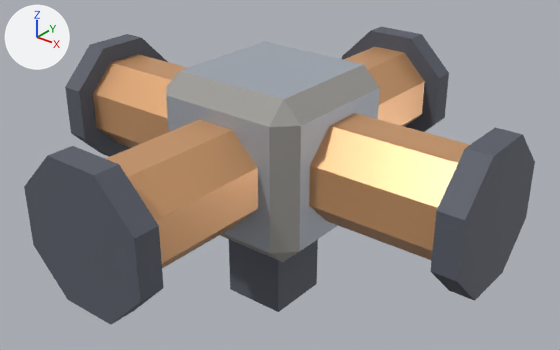
Renders of the glTF model jogo/assets/modelos/logistica/canos/cano_cruz.glb from each side of a commit.
Rendered twice from a 50 mm lens placed at (0.939, -1.151, 1.001), pointed at (0.006, 0.016, 0.278). The axes (+X, +Y, +Z) are drawn at upper left. The lights are the same throughout. The first picture is the older version. Vertices at exactly the same position are counted once.

Before the edit, the objects in view are built like this:
```python
me_cano_cruz_corpo = bpy.data.meshes.new('cano_cruz_corpo')
me_cano_cruz_corpo.from_pydata(...)  # 160 vertices, 232 faces; spans x -0.5..0.5, y -0.5..0.5, z 0.0..0.52
# faces by material slot: [32, 124, 12, 64]
me_cano_cruz_corpo.materials.append(mat_p_concreto)  # grey #a2a09b
me_cano_cruz_corpo.materials.append(mat_p_escuro)  # dark grey #595d69
me_cano_cruz_corpo.materials.append(mat_p_metal)  # light grey #adb5bf
me_cano_cruz_corpo.materials.append(mat_p_cobre)  # beige #e5ad7c
ob_cano_cruz = bpy.data.objects.new('cano_cruz', me_cano_cruz_corpo)
ob_cano_cruz.location = (0.0, 0.0, 0.0)
```
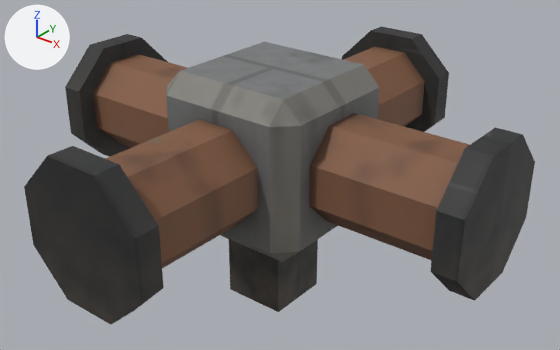
Changed parts and their boxes [x1, y1, x2, y2] in the pictures (560 x 350 px):
```json
{"object": "cano_cruz", "change": "recoloured, surface changed", "before": [24, 27, 535, 324], "after": [24, 27, 535, 324], "on screen": "darker"}
{"part": 1, "of": "me_cano_cruz_corpo", "change": "recoloured", "before": [166, 64, 379, 262], "after": [166, 64, 379, 262], "on screen": "darker"}
{"part": 2, "of": "me_cano_cruz_corpo", "change": "recoloured", "before": [24, 27, 535, 324], "after": [24, 27, 535, 324], "on screen": "darker"}
{"part": 3, "of": "me_cano_cruz_corpo", "change": "recoloured", "before": [166, 42, 380, 253], "after": [166, 42, 380, 253], "on screen": "light grey to grey"}
{"part": 4, "of": "me_cano_cruz_corpo", "change": "recoloured", "before": [93, 47, 470, 268], "after": [93, 47, 470, 268], "on screen": "beige to brown"}
{"part": 5, "of": "me_cano_cruz_corpo", "change": "surface changed", "before": [24, 27, 535, 324], "after": [24, 27, 535, 324], "on screen": "darker"}
```

Scene script edits in JSON lines:
```json
{"op": "add", "block": "img_cano_cruz_tex", "code": ["img_cano_cruz_tex = load_image('cano_cruz_tex', '_unpacked/cano_cruz_tex', 512, 512, 'sRGB')"]}
{"op": "add", "block": "mat_cano_cruz_tex", "code": ["mat_cano_cruz_tex = principled_material('cano_cruz_Tex')", "mat_cano_cruz_tex.texture = img_cano_cruz_tex", "mat_cano_cruz_tex.metallic = 0.15", "mat_cano_cruz_tex.roughness = 0.7"]}
{"block": "me_cano_cruz_corpo", "where": "me_cano_cruz_corpo.from_pydata(...)  # 160 vertices, 232 faces; spans x -0.5..0.5, y -0.5..0.5, z 0.0..0.52"}
{"block": "me_cano_cruz_corpo", "where": "# used by ob_cano_cruz; location = (0.0, 0.0, 0.0)"}
{"block": "me_cano_cruz_corpo", "change": "me_cano_cruz_corpo part 1: all 32 faces that had it switch from mat_p_concreto (grey #a2a09b) to mat_cano_cruz_tex (picture img_cano_cruz_tex)"}
{"block": "me_cano_cruz_corpo", "change": "me_cano_cruz_corpo part 2: all 124 faces that had it switch from mat_p_escuro (dark grey #595d69) to mat_cano_cruz_tex (picture img_cano_cruz_tex)"}
{"block": "me_cano_cruz_corpo", "change": "me_cano_cruz_corpo part 3: all 12 faces that had it switch from mat_p_metal (light grey #adb5bf) to mat_cano_cruz_tex (picture img_cano_cruz_tex)"}
{"block": "me_cano_cruz_corpo", "change": "me_cano_cruz_corpo part 4: all 64 faces that had it switch from mat_p_cobre (beige #e5ad7c) to mat_cano_cruz_tex (picture img_cano_cruz_tex)"}
{"block": "me_cano_cruz_corpo", "change": "me_cano_cruz_corpo part 5: texture (UV) coordinates of 232 of 232 faces, centred in x -0.5..0.5, y -0.5..0.5, z 0.0..0.52, changed; they spanned u 0.0..0.0, v 0.0..0.0 and now span u 0.0..1.0, v 0.0..1.0"}
```
